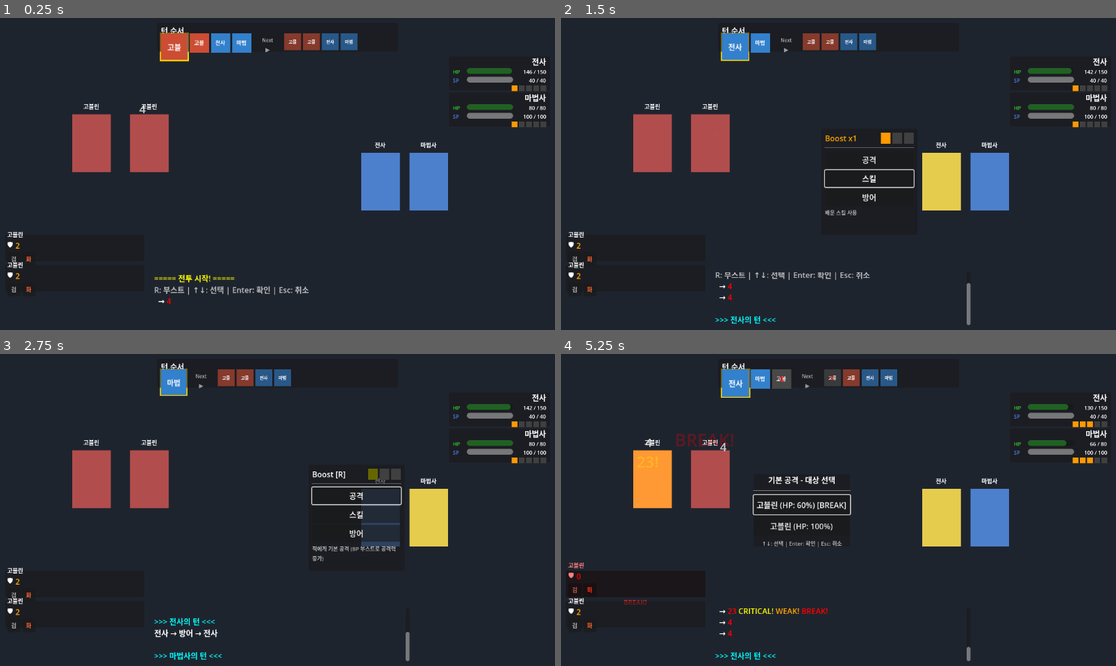
Above: before the commit, frames 1-4 (two rows, left to right).
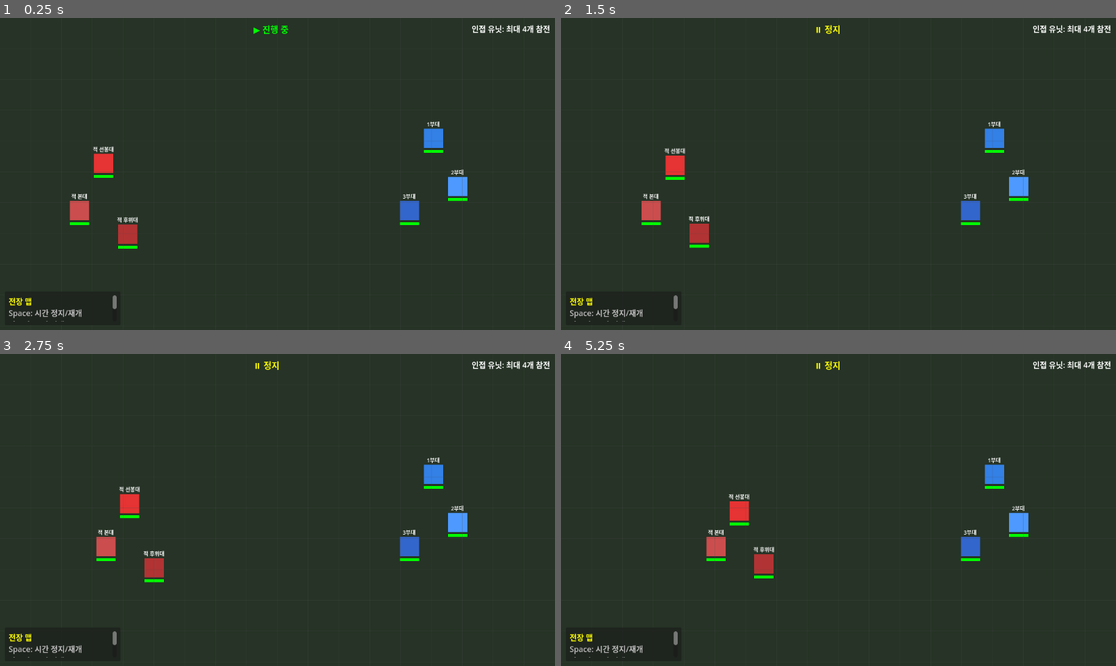
Above: after the commit, the same moments.

Repository: spaceromany/ji_rpg
Game: Godot game, scene res://scenes/game/game_manager.tscn
The game is run twice, just before and just after one commit, with the same random seed, the same clock (stepped at 60 frames per second) and the same inputs. Before the commit the project starts from res://scenes/test_battle.tscn.
Inputs (mouse positions are in pixels of both pictures, inside the frame that each line leads up to):
- Up to frame 1 (0.25 s): no input
- Up to frame 2 (1.5 s): tap Enter (ui_accept) at 0.5, 0.77 s; move the mouse to (960, 158) at 0.52 s; hold Right (ui_right) 0.53-1.28 s; tap Space at 0.6 s; click (960, 158) at 0.67 s; move the mouse to (727, 189) at 1.27 s; hold Down (ui_down) from 1.28 s (still down); tap R (boost) at 1.35 s; click (727, 189) at 1.42 s
- Up to frame 3 (2.75 s): tap Enter (ui_accept) at 1.52 s; tap Space at 1.55, 2.1 s; move the mouse to (333, 441) at 2.02 s; release Down (ui_down) at 2.03 s; hold Right (ui_right) from 2.03 s (still down); click (333, 441) at 2.17 s
- Up to frame 4 (5.25 s): move the mouse to (810, 572) at 2.77 s; release Right (ui_right) at 2.78 s; hold Up (ui_up) 2.78-3.53 s; tap Space at 2.85, 3.8, 4.35, 5.1 s; click (810, 572) at 2.92 s; tap Enter (ui_accept) at 3.02, 3.77, 4.52 s; move the mouse to (1005, 556) at 3.52 s; hold R (boost) 3.53-4.28 s; hold Left (ui_left) 3.53-5.03 s; click (1005, 556) at 3.67 s; move the mouse to (672, 463) at 4.27 s; click (672, 463) at 4.42 s; move the mouse to (866, 510) at 5.02 s; hold Down (ui_down) from 5.03 s (still down); click (866, 510) at 5.17 s

The runs differ from the first frame. In frame 1, 11% of the frame differs, in the area x 1-100%, y 1-99%; in frame 2, 12%; in frame 3, 10%; in frame 4, 14%, in the area x 0-100%, y 1-99%.

Commit message:
Add real-time field map with unit movement system
- Add FieldMap for real-time tactical movement
- Add FieldUnit with click-to-select and right-click move
- Add enemy AI that tracks nearest player
- Add time pause/resume with spacebar
- Fix ally unit selection using direct mouse position check

🤖 Generated with [Claude Code](https://claude.com/claude-code)

Co-Authored-By: Claude Opus 4.5 <noreply@anthropic.com>

Diff:
--- a/project.godot
+++ b/project.godot
@@ -11,7 +11,7 @@
 [application]
 
 config/name="새 게임 프로젝트"
-run/main_scene="res://scenes/test_battle.tscn"
+run/main_scene="res://scenes/game/game_manager.tscn"
 config/features=PackedStringArray("4.5", "GL Compatibility")
 config/icon="res://icon.svg"
 
--- /dev/null
+++ b/scenes/field/field_map.tscn
@@ -0,0 +1,49 @@
+[gd_scene load_steps=2 format=3 uid="uid://field_map"]
+
+[ext_resource type="Script" path="res://scripts/field/field_map.gd" id="1_map"]
+
+[node name="FieldMap" type="Node2D"]
+script = ExtResource("1_map")
+
+[node name="Terrain" type="Node2D" parent="."]
+
+[node name="Units" type="Node2D" parent="."]
+
+[node name="UILayer" type="CanvasLayer" parent="."]
+
+[node name="InfoPanel" type="Panel" parent="UILayer"]
+anchors_preset = 2
+anchor_top = 1.0
+anchor_bottom = 1.0
+offset_left = 10.0
+offset_top = -80.0
+offset_right = 250.0
+offset_bottom = -10.0
+grow_vertical = 0
+
+[node name="InfoLabel" type="RichTextLabel" parent="UILayer/InfoPanel"]
+layout_mode = 1
+anchors_preset = 15
+anchor_right = 1.0
+anchor_bottom = 1.0
+offset_left = 8.0
+offset_top = 8.0
+offset_right = -8.0
+offset_bottom = -8.0
+bbcode_enabled = true
+text = "[color=yellow]전장 맵[/color]
+좌클릭: 유닛 선택
+우클릭: 이동 명령
+적과 접촉 시 전투 시작"
+
+[node name="HelpLabel" type="Label" parent="UILayer"]
+anchors_preset = 1
+anchor_left = 1.0
+anchor_right = 1.0
+offset_left = -200.0
+offset_top = 10.0
+offset_right = -10.0
+offset_bottom = 30.0
+grow_horizontal = 0
+text = "인접 유닛: 최대 4개 참전"
+horizontal_alignment = 2
--- /dev/null
+++ b/scenes/field/field_unit.tscn
@@ -0,0 +1,6 @@
+[gd_scene load_steps=2 format=3 uid="uid://field_unit"]
+
+[ext_resource type="Script" path="res://scripts/field/field_unit.gd" id="1_unit"]
+
+[node name="FieldUnit" type="Node2D"]
+script = ExtResource("1_unit")
--- /dev/null
+++ b/scenes/game/game_manager.tscn
@@ -0,0 +1,6 @@
+[gd_scene load_steps=2 format=3 uid="uid://game_manager"]
+
+[ext_resource type="Script" path="res://scripts/game/game_manager.gd" id="1_manager"]
+
+[node name="GameManager" type="Node"]
+script = ExtResource("1_manager")
--- a/scripts/battle/turn_manager.gd
+++ b/scripts/battle/turn_manager.gd
@@ -123,7 +123,7 @@
 	return preview
 
 
-func on_battler_broke(battler: Battler) -> void:
+func on_battler_broke(_battler: Battler) -> void:
 	"""배틀러가 브레이크될 때 턴 순서 재계산"""
 	_calculate_turn_order()
 
--- /dev/null
+++ b/scripts/field/field_map.gd
@@ -0,0 +1,317 @@
+# field_map.gd
+# 실시간 전장 맵 컨트롤러
+class_name FieldMap
+extends Node2D
+
+signal battle_triggered(player_units: Array, enemy_units: Array)
+signal battle_ended(player_won: bool, participating_units: Array)
+
+# 맵 설정
+@export var map_size: Vector2 = Vector2(1152, 648)
+@export var grid_size: int = 64
+
+# 유닛 관리
+var player_units: Array[FieldUnit] = []
+var enemy_units: Array[FieldUnit] = []
+var selected_unit: FieldUnit = null
+
+# 전투 상태
+var is_battle_active: bool = false
+var paused: bool = false
+
+# 시간 정지
+var time_stopped: bool = false
+
+# 컴포넌트
+@onready var units_container: Node2D = $Units
+@onready var terrain_container: Node2D = $Terrain
+@onready var ui_layer: CanvasLayer = $UILayer
+
+# UI 요소
+var time_indicator: Label
+var info_label: RichTextLabel
+
+# 씬 참조
+const FieldUnitScene = preload("res://scenes/field/field_unit.tscn")
+
+
+func _ready() -> void:
+	_setup_map()
+	_setup_ui()
+	_spawn_test_units()
+
+
+func _setup_map() -> void:
+	# 배경
+	var bg = ColorRect.new()
+	bg.size = map_size
+	bg.color = Color(0.15, 0.2, 0.15)
+	bg.z_index = -10
+	add_child(bg)
+
+	# 그리드 라인
+	_draw_grid()
+
+
+func _setup_ui() -> void:
+	# 시간 상태 표시
+	time_indicator = Label.new()
+	time_indicator.text = "▶ 진행 중"
+	time_indicator.position = Vector2(map_size.x / 2 - 50, 10)
+	time_indicator.add_theme_font_size_override("font_size", 18)
+	time_indicator.add_theme_color_override("font_color", Color.GREEN)
+	ui_layer.add_child(time_indicator)
+
+	# 조작 안내 업데이트
+	info_label = $UILayer/InfoPanel/InfoLabel
+	if info_label:
+		info_label.text = """[color=yellow]전장 맵[/color]
+[color=gray]Space: 시간 정지/재개[/color]
+좌클릭: 유닛 선택
+우클릭: 이동 명령
+적과 접촉 시 전투 시작"""
+
+
+func _draw_grid() -> void:
+	for x in range(0, int(map_size.x), grid_size):
+		var line = Line2D.new()
+		line.add_point(Vector2(x, 0))
+		line.add_point(Vector2(x, map_size.y))
+		line.default_color = Color(0.3, 0.3, 0.3, 0.3)
+		line.width = 1
+		add_child(line)
+
+	for y in range(0, int(map_size.y), grid_size):
+		var line = Line2D.new()
+		line.add_point(Vector2(0, y))
+		line.add_point(Vector2(map_size.x, y))
+		line.default_color = Color(0.3, 0.3, 0.3, 0.3)
+		line.width = 1
+		add_child(line)
+
+
+func _spawn_test_units() -> void:
+	# 플레이어 유닛들 (우측)
+	var player1_data = _create_player_unit_data("1부대", Color(0.2, 0.5, 0.9))
+	var player2_data = _create_player_unit_data("2부대", Color(0.3, 0.6, 1.0))
+	var player3_data = _create_player_unit_data("3부대", Color(0.2, 0.4, 0.8))
+
+	spawn_unit(player1_data, Vector2(900, 250))
+	spawn_unit(player2_data, Vector2(950, 350))
+	spawn_unit(player3_data, Vector2(850, 400))
+
+	# 적 유닛들 (좌측)
+	var enemy1_data = _create_enemy_unit_data("적 선봉대", Color(0.9, 0.2, 0.2))
+	var enemy2_data = _create_enemy_unit_data("적 본대", Color(0.8, 0.3, 0.3))
+	var enemy3_data = _create_enemy_unit_data("적 후위대", Color(0.7, 0.2, 0.2))
+
+	spawn_unit(enemy1_data, Vector2(200, 300))
+	spawn_unit(enemy2_data, Vector2(150, 400))
+	spawn_unit(enemy3_data, Vector2(250, 450))
+
+
+func _create_player_unit_data(unit_name: String, color: Color) -> FieldUnitData:
+	var data = FieldUnitData.new()
+	data.id = unit_name.to_lower().replace(" ", "_")
+	data.display_name = unit_name
+	data.is_player = true
+	data.unit_color = color
+	data.move_speed = 150.0
+	data.support_range = 200.0
+
+	data.battler_data_list.append(SampleData.create_warrior())
+	data.battler_data_list.append(SampleData.create_mage())
+
+	return data
+
+
+func _create_enemy_unit_data(unit_name: String, color: Color) -> FieldUnitData:
+	var data = FieldUnitData.new()
+	data.id = unit_name.to_lower().replace(" ", "_")
+	data.display_name = unit_name
+	data.is_player = false
+	data.unit_color = color
+	data.move_speed = 60.0
+	data.detection_range = 800.0  # 맵 전체 감지
+	data.support_range = 180.0
+
+	data.battler_data_list.append(SampleData.create_goblin())
+	data.battler_data_list.append(SampleData.create_goblin())
+
+	return data
+
+
+func spawn_unit(unit_data: FieldUnitData, pos: Vector2) -> FieldUnit:
+	var unit = FieldUnitScene.instantiate()
+	unit.data = unit_data
+	units_container.add_child(unit)
+	unit.global_position = pos
+	unit.initialize(unit_data)
+
+	# 시그널 연결
+	unit.unit_clicked.connect(_on_unit_clicked)
+	unit.contact_made.connect(_on_contact_made)
+
+	if unit_data.is_player:
+		player_units.append(unit)
+	else:
+		enemy_units.append(unit)
+
+	return unit
+
+
+func _input(event: InputEvent) -> void:
+	if is_battle_active or paused:
+		return
+
+	# 스페이스바: 시간 정지/재개
+	if event is InputEventKey:
+		if event.keycode == KEY_SPACE and event.pressed:
+			_toggle_time_stop()
+			get_viewport().set_input_as_handled()
+			return
+
+		if event.keycode == KEY_ESCAPE and event.pressed:
+			_deselect_unit()
+			return
+
+	# 우클릭: 선택된 유닛 이동 (시간 정지 중에도 가능)
+	if event is InputEventMouseButton:
+		if event.button_index == MOUSE_BUTTON_RIGHT and event.pressed:
+			print("[FieldMap] Right click detected. selected_unit=%s" % (selected_unit.data.display_name if selected_unit else "None"))
+			if selected_unit and selected_unit.data.is_player:
+				var target_pos = get_global_mouse_position()
+				# 맵 범위 제한
+				target_pos.x = clamp(target_pos.x, 30, map_size.x - 30)
+				target_pos.y = clamp(target_pos.y, 30, map_size.y - 30)
+				print("[FieldMap] Moving %s to %s" % [selected_unit.data.display_name, target_pos])
+				selected_unit.move_to(target_pos)
+
+
+func _toggle_time_stop() -> void:
+	time_stopped = not time_stopped
+
+	# 모든 유닛에 시간 정지 상태 전달
+	for unit in player_units + enemy_units:
+		unit.time_paused = time_stopped
+
+	# UI 업데이트
+	if time_indicator:
+		if time_stopped:
+			time_indicator.text = "⏸ 정지"
+			time_indicator.add_theme_color_override("font_color", Color.YELLOW)
+		else:
+			time_indicator.text = "▶ 진행 중"
+			time_indicator.add_theme_color_override("font_color", Color.GREEN)
+
+
+func _on_unit_clicked(unit: FieldUnit) -> void:
+	if is_battle_active:
+		return
+
+	# 플레이어 유닛만 선택 가능
+	if unit.data.is_player:
+		_select_unit(unit)
+
+
+func _select_unit(unit: FieldUnit) -> void:
+	if selected_unit:
+		selected_unit.set_selected(false)
+
+	selected_unit = unit
+	unit.set_selected(true)
+	print("[FieldMap] Selected: %s" % unit.data.display_name)
+
+
+func _deselect_unit() -> void:
+	if selected_unit:
+		selected_unit.set_selected(false)
+		selected_unit = null
+
+
+func _on_contact_made(initiator: FieldUnit, target: FieldUnit) -> void:
+	"""유닛 접촉 시 전투 시작"""
+	if is_battle_active or time_stopped:
+		return
+
+	print("[FieldMap] Contact! %s vs %s" % [initiator.data.display_name, target.data.display_name])
+
+	var all_units: Array = []
+	all_units.append_array(player_units)
+	all_units.append_array(enemy_units)
+
+	var participating_players: Array = []
+	var participating_enemies: Array = []
+
+	# 접촉한 유닛 추가
+	if initiator.data.is_player:
+		participating_players.append(initiator)
+		participating_enemies.append(target)
+	else:
+		participating_players.append(target)
+		participating_enemies.append(initiator)
+
+	# 인접 아군 추가 (최대 4개)
+	var player_allies = participating_players[0].get_nearby_allies(all_units)
+	for ally in player_allies:
+		if participating_players.size() >= 4:
+			break
+		if ally not in participating_players:
+			participating_players.append(ally)
+
+	var enemy_allies = participating_enemies[0].get_nearby_allies(all_units)
+	for ally in enemy_allies:
+		if participating_enemies.size() >= 4:
+			break
+		if ally not in participating_enemies:
+			participating_enemies.append(ally)
+
+	_start_battle(participating_players, participating_enemies)
+
+
+func _start_battle(p_units: Array, e_units: Array) -> void:
+	is_battle_active = true
+
+	for unit in p_units + e_units:
+		unit.is_in_battle = true
+		unit.stop()
+
+	print("[FieldMap] Battle started!")
+	print("  Players (%d): %s" % [p_units.size(), p_units.map(func(u): return u.data.display_name)])
+	print("  Enemies (%d): %s" % [e_units.size(), e_units.map(func(u): return u.data.display_name)])
+
+	battle_triggered.emit(p_units, e_units)
+
+
+func end_battle(player_won: bool, _player_units_result: Array, _enemy_units_result: Array) -> void:
+	is_battle_active = false
+	print("[FieldMap] Battle ended. Player won: %s" % player_won)
+
+
+func _process(_delta: float) -> void:
+	if is_battle_active or paused or time_stopped:
+		return
+
+	_update_enemy_ai()
+
+
+func _update_enemy_ai() -> void:
+	"""적 AI - 가장 가까운 플레이어 추적"""
+	for enemy in enemy_units:
+		if not is_instance_valid(enemy) or enemy.is_in_battle:
+			continue
+
+		var closest_player: FieldUnit = null
+		var closest_distance: float = INF
+
+		for player in player_units:
+			if not is_instance_valid(player):
+				continue
+			var dist = enemy.global_position.distance_to(player.global_position)
+			if dist < closest_distance and dist < enemy.data.detection_range:
+				closest_distance = dist
+				closest_player = player
+
+		# 플레이어를 발견하면 추적 (이미 이동 중이어도 타겟 갱신)
+		if closest_player:
+			enemy.move_to(closest_player.global_position)
--- /dev/null
+++ b/scripts/field/field_unit.gd
@@ -0,0 +1,276 @@
+# field_unit.gd
+# 전장 맵에서 이동하는 유닛 (실시간)
+class_name FieldUnit
+extends Node2D
+
+signal unit_clicked(unit: FieldUnit)
+signal contact_made(initiator: FieldUnit, target: FieldUnit)
+
+@export var data: FieldUnitData
+
+# 이동 관련
+var target_position: Vector2 = Vector2.ZERO
+var is_moving: bool = false
+var is_selected: bool = false
+
+# 전투 관련
+var is_in_battle: bool = false
+var current_hp_percent: float = 1.0
+
+# 시간 정지
+var time_paused: bool = false
+
+# 컴포넌트
+var sprite: ColorRect
+var label: Label
+var selection_indicator: ColorRect
+var hp_bar: ColorRect
+var detection_area: Area2D
+var path_line: Line2D
+var arrow: Polygon2D
+
+
+func _ready() -> void:
+	_setup_visuals()
+	_setup_areas()
+	_setup_path_display()
+
+
+func _setup_visuals() -> void:
+	# 선택 표시 (먼저 추가해서 뒤에 배치)
+	selection_indicator = ColorRect.new()
+	selection_indicator.size = Vector2(50, 50)
+	selection_indicator.position = Vector2(-25, -25)
+	selection_indicator.color = Color(1, 1, 0, 0.5)
+	selection_indicator.visible = false
+	add_child(selection_indicator)
+
+	# 유닛 스프라이트
+	sprite = ColorRect.new()
+	sprite.size = Vector2(40, 40)
+	sprite.position = Vector2(-20, -20)
+	sprite.color = data.unit_color if data else Color.GRAY
+	add_child(sprite)
+
+	# 유닛 이름
+	label = Label.new()
+	label.text = data.display_name if data else "Unit"
+	label.horizontal_alignment = HORIZONTAL_ALIGNMENT_CENTER
+	label.position = Vector2(-40, -38)
+	label.size = Vector2(80, 20)
+	label.add_theme_font_size_override("font_size", 11)
+	label.add_theme_color_override("font_color", Color.WHITE)
+	add_child(label)
+
+	# HP 바 배경
+	var hp_bg = ColorRect.new()
+	hp_bg.size = Vector2(40, 6)
+	hp_bg.position = Vector2(-20, 24)
+	hp_bg.color = Color(0.2, 0.2, 0.2)
+	add_child(hp_bg)
+
+	# HP 바
+	hp_bar = ColorRect.new()
+	hp_bar.size = Vector2(40, 6)
+	hp_bar.position = Vector2(-20, 24)
+	hp_bar.color = Color.GREEN
+	add_child(hp_bar)
+
+
+func _setup_areas() -> void:
+	# 클릭 감지는 _input에서 직접 처리
+
+	# 접촉 감지용 Area2D
+	detection_area = Area2D.new()
+	detection_area.collision_layer = 2 if (data and data.is_player) else 4
+	detection_area.collision_mask = 4 if (data and data.is_player) else 2
+	add_child(detection_area)
+
+	var detect_collision = CollisionShape2D.new()
+	var detect_shape = CircleShape2D.new()
+	detect_shape.radius = 30.0  # 접촉 범위
+	detect_collision.shape = detect_shape
+	detection_area.add_child(detect_collision)
+
+	detection_area.area_entered.connect(_on_detection_area_entered)
+
+
+func _setup_path_display() -> void:
+	# 이동 경로 점선
+	path_line = Line2D.new()
+	path_line.width = 2.0
+	path_line.default_color = Color(1, 1, 0, 0.7)
+	path_line.visible = false
+	add_child(path_line)
+
+	# 화살표
+	arrow = Polygon2D.new()
+	arrow.polygon = PackedVector2Array([
+		Vector2(0, -8),
+		Vector2(10, 8),
+		Vector2(-10, 8)
+	])
+	arrow.color = Color(1, 1, 0, 0.8)
+	arrow.visible = false
+	add_child(arrow)
+
+
+func initialize(unit_data: FieldUnitData) -> void:
+	data = unit_data
+	if sprite:
+		sprite.color = data.unit_color
+	if label:
+		label.text = data.display_name
+
+	# Area2D 레이어 재설정
+	if detection_area:
+		detection_area.collision_layer = 2 if data.is_player else 4
+		detection_area.collision_mask = 4 if data.is_player else 2
+
+	_update_hp_bar()
+
+
+func _process(delta: float) -> void:
+	if is_in_battle or time_paused:
+		return
+
+	if not data:
+		return
+
+	if is_moving and target_position != Vector2.ZERO:
+		var direction = (target_position - global_position).normalized()
+		var distance = global_position.distance_to(target_position)
+
+		if distance < 5.0:
+			# 도착
+			is_moving = false
+			_hide_path()
+			print("[FieldUnit] %s arrived at destination" % data.display_name)
+		else:
+			var move_amount = direction * data.move_speed * delta
+			global_position += move_amount
+			_update_path_display()
+
+
+func move_to(pos: Vector2) -> void:
+	"""목표 위치로 이동 시작"""
+	target_position = pos
+	is_moving = true
+	print("[FieldUnit] %s moving to %s" % [data.display_name if data else "Unknown", pos])
+	_update_path_display()
+
+
+func stop() -> void:
+	"""이동 중지"""
+	is_moving = false
+	target_position = Vector2.ZERO
+	_hide_path()
+
+
+func set_selected(selected: bool) -> void:
+	is_selected = selected
+	if selection_indicator:
+		selection_indicator.visible = selected
+
+	if not selected:
+		_hide_path()
+	elif is_moving:
+		_update_path_display()
+
+
+func _update_path_display() -> void:
+	"""이동 경로 점선 + 화살표 표시"""
+	if not is_selected or not is_moving or target_position == Vector2.ZERO:
+		_hide_path()
+		return
+
+	# 로컬 좌표로 변환
+	var local_target = target_position - global_position
+
+	# 점선 그리기
+	path_line.clear_points()
+	var distance = local_target.length()
+	var direction = local_target.normalized()
+	var dash_length = 10.0
+	var gap_length = 8.0
+	var current_dist = 0.0
+
+	while current_dist < distance - 15:  # 화살표 공간 남기기
+		var start = direction * current_dist
+		var end_dist = min(current_dist + dash_length, distance - 15)
+		var end = direction * end_dist
+		path_line.add_point(start)
+		path_line.add_point(end)
+		# gap을 위해 포인트 추가하지 않음 (Line2D는 연속선이므로 별도 처리 필요)
+		current_dist = end_dist + gap_length
+
+	path_line.visible = true
+
+	# 화살표 위치 및 회전
+	arrow.position = local_target
+	arrow.rotation = direction.angle() + PI / 2
+	arrow.visible = true
+
+
+func _hide_path() -> void:
+	if path_line:
+		path_line.visible = false
+		path_line.clear_points()
+	if arrow:
+		arrow.visible = false
+
+
+func _input(event: InputEvent) -> void:
+	if event is InputEventMouseButton:
+		if event.button_index == MOUSE_BUTTON_LEFT and event.pressed:
+			# 마우스 위치가 유닛 범위 내인지 확인
+			var mouse_pos = get_global_mouse_position()
+			var unit_rect = Rect2(global_position - Vector2(22, 22), Vector2(44, 44))
+			if unit_rect.has_point(mouse_pos):
+				print("[FieldUnit] %s clicked!" % (data.display_name if data else "Unknown"))
+				unit_clicked.emit(self)
+
+
+func _on_detection_area_entered(area: Area2D) -> void:
+	"""다른 유닛과 접촉 감지"""
+	var other_unit = area.get_parent()
+	if other_unit is FieldUnit and other_unit != self:
+		if other_unit.data.is_player != data.is_player:
+			contact_made.emit(self, other_unit)
+
+
+func _update_hp_bar() -> void:
+	if hp_bar:
+		hp_bar.size.x = 40 * current_hp_percent
+		if current_hp_percent > 0.5:
+			hp_bar.color = Color.GREEN
+		elif current_hp_percent > 0.25:
+			hp_bar.color = Color.YELLOW
+		else:
+			hp_bar.color = Color.RED
+
+
+func update_after_battle(remaining_hp_percent: float) -> void:
+	"""전투 후 상태 업데이트"""
+	current_hp_percent = remaining_hp_percent
+	_update_hp_bar()
+	is_in_battle = false
+
+	if remaining_hp_percent <= 0:
+		queue_free()
+
+
+func get_nearby_allies(all_units: Array, range_override: float = -1) -> Array:
+	"""인접한 아군 유닛 반환"""
+	var support_range = range_override if range_override > 0 else data.support_range
+	var allies: Array = []
+
+	for unit in all_units:
+		if unit == self:
+			continue
+		if unit.data.is_player == data.is_player:
+			var distance = global_position.distance_to(unit.global_position)
+			if distance <= support_range:
+				allies.append(unit)
+
+	return allies
--- /dev/null
+++ b/scripts/field/field_unit_data.gd
@@ -0,0 +1,38 @@
+# field_unit_data.gd
+# 전장 맵에서 사용되는 유닛(군대) 데이터
+class_name FieldUnitData
+extends Resource
+
+@export var id: String = ""
+@export var display_name: String = ""
+@export var is_player: bool = true
+
+# 유닛에 포함된 배틀러들 (최대 4명)
+@export var battler_data_list: Array[BattlerData] = []
+
+# 전장 맵 관련
+@export var move_speed: float = 100.0  # 이동 속도 (픽셀/초)
+@export var detection_range: float = 150.0  # 적 감지 범위
+@export var support_range: float = 200.0  # 지원 가능 범위 (인접 판정)
+
+# 유닛 아이콘/색상
+@export var unit_color: Color = Color.BLUE
+
+
+func get_leader() -> BattlerData:
+	"""리더(첫 번째 배틀러) 반환"""
+	if battler_data_list.size() > 0:
+		return battler_data_list[0]
+	return null
+
+
+func get_battler_count() -> int:
+	return battler_data_list.size()
+
+
+func is_defeated() -> bool:
+	"""모든 배틀러가 사망했는지 확인"""
+	for battler_data in battler_data_list:
+		if battler_data.current_hp > 0:
+			return false
+	return true
--- /dev/null
+++ b/scripts/game/game_manager.gd
@@ -0,0 +1,123 @@
+# game_manager.gd
+# 전장 맵 ↔ 전투 씬 전환 관리
+class_name GameManager
+extends Node
+
+enum GameState {
+	FIELD_MAP,
+	BATTLE,
+	PAUSED
+}
+
+var current_state: GameState = GameState.FIELD_MAP
+
+# 씬 참조
+var field_map: FieldMap
+var battle_scene: TestBattleScene
+
+# 현재 전투 참가 유닛
+var current_battle_player_units: Array = []
+var current_battle_enemy_units: Array = []
+
+# 씬 경로
+const FIELD_MAP_SCENE = preload("res://scenes/field/field_map.tscn")
+const BATTLE_SCENE = preload("res://scenes/test_battle.tscn")
+
+
+func _ready() -> void:
+	# 전장 맵으로 시작
+	_load_field_map()
+
+
+func _load_field_map() -> void:
+	current_state = GameState.FIELD_MAP
+
+	# 기존 씬 제거
+	if battle_scene:
+		battle_scene.queue_free()
+		battle_scene = null
+
+	# 전장 맵 로드
+	field_map = FIELD_MAP_SCENE.instantiate()
+	add_child(field_map)
+
+	# 시그널 연결
+	field_map.battle_triggered.connect(_on_battle_triggered)
+
+
+func _on_battle_triggered(player_units: Array, enemy_units: Array) -> void:
+	"""전투 시작"""
+	current_battle_player_units = player_units
+	current_battle_enemy_units = enemy_units
+
+	# 전장 맵 일시정지 (제거하지 않음)
+	field_map.paused = true
+	field_map.visible = false
+
+	# 전투 씬 로드
+	_load_battle_scene()
+
+
+func _load_battle_scene() -> void:
+	current_state = GameState.BATTLE
+
+	battle_scene = BATTLE_SCENE.instantiate()
+	add_child(battle_scene)
+
+	# 전투 씬에 참전 유닛 정보 전달
+	# 기존 test_battle_scene.gd를 수정하여 외부에서 유닛을 받을 수 있도록 해야 함
+	# 일단은 기본 전투로 진행
+
+	# 전투 종료 시그널 연결
+	if battle_scene.has_signal("battle_ended"):
+		# battle_manager의 시그널을 통해 연결
+		await get_tree().process_frame
+		if battle_scene.battle_manager:
+			battle_scene.battle_manager.battle_ended.connect(_on_battle_ended)
+
+
+func _on_battle_ended(player_won: bool) -> void:
+	"""전투 종료"""
+	print("[GameManager] Battle ended. Player won: %s" % player_won)
+
+	# 잠시 대기 (승리/패배 연출)
+	await get_tree().create_timer(2.0).timeout
+
+	# 전투 씬 제거
+	if battle_scene:
+		battle_scene.queue_free()
+		battle_scene = null
+
+	# 전장 맵 결과 반영 및 복귀
+	_return_to_field_map(player_won)
+
+
+func _return_to_field_map(player_won: bool) -> void:
+	current_state = GameState.FIELD_MAP
+
+	# 전장 맵 복귀
+	field_map.visible = true
+	field_map.paused = false
+
+	# 전투 결과 반영
+	if player_won:
+		# 적 유닛 제거
+		for enemy_unit in current_battle_enemy_units:
+			if is_instance_valid(enemy_unit):
+				enemy_unit.update_after_battle(0)  # HP 0 = 패배
+	else:
+		# 플레이어 유닛 데미지 (간단히 처리)
+		for player_unit in current_battle_player_units:
+			if is_instance_valid(player_unit):
+				player_unit.update_after_battle(0.5)  # HP 50%로
+
+	# 참전 유닛 전투 상태 해제
+	for unit in current_battle_player_units + current_battle_enemy_units:
+		if is_instance_valid(unit):
+			unit.is_in_battle = false
+
+	# 초기화
+	current_battle_player_units.clear()
+	current_battle_enemy_units.clear()
+
+	field_map.is_battle_active = false
--- a/scripts/ui/turn_order_ui.gd
+++ b/scripts/ui/turn_order_ui.gd
@@ -119,20 +119,20 @@
 
 func _create_turn_icon(battler: Battler, is_current: bool, is_next_cycle: bool) -> Control:
 	var container = Control.new()
-	var size: Vector2
+	var icon_size: Vector2
 
 	if is_current:
-		size = CURRENT_ICON_SIZE
+		icon_size = CURRENT_ICON_SIZE
 	elif is_next_cycle:
-		size = NEXT_CYCLE_ICON_SIZE
+		icon_size = NEXT_CYCLE_ICON_SIZE
 	else:
-		size = ICON_SIZE
-
-	container.custom_minimum_size = size
+		icon_size = ICON_SIZE
+
+	container.custom_minimum_size = icon_size
 
 	# 배경
 	var bg = ColorRect.new()
-	bg.size = size
+	bg.size = icon_size
 	bg.position = Vector2.ZERO
 
 	# 캐릭터 아이콘 (컬러로 구분)
@@ -156,24 +156,24 @@
 	initial_label.text = battler.data.display_name.left(2)
 	initial_label.horizontal_alignment = HORIZONTAL_ALIGNMENT_CENTER
 	initial_label.vertical_alignment = VERTICAL_ALIGNMENT_CENTER
-	initial_label.size = size
-
-	var font_size: int
+	initial_label.size = icon_size
+
+	var label_font_size: int
 	if is_current:
-		font_size = 14
+		label_font_size = 14
 	elif is_next_cycle:
-		font_size = 9
+		label_font_size = 9
 	else:
-		font_size = 11
-
-	initial_label.add_theme_font_size_override("font_size", font_size)
+		label_font_size = 11
+
+	initial_label.add_theme_font_size_override("font_size", label_font_size)
 	initial_label.add_theme_color_override("font_color", Color.WHITE)
 	container.add_child(initial_label)
 
 	# 현재 턴 하이라이트 테두리
 	if is_current:
 		var border = ColorRect.new()
-		border.size = size + Vector2(4, 4)
+		border.size = icon_size + Vector2(4, 4)
 		border.position = Vector2(-2, -2)
 		border.color = Color.GOLD
 		border.z_index = -1
@@ -188,7 +188,7 @@
 		break_label.text = "X"
 		break_label.horizontal_alignment = HORIZONTAL_ALIGNMENT_CENTER
 		break_label.vertical_alignment = VERTICAL_ALIGNMENT_CENTER
-		break_label.size = size
+		break_label.size = icon_size
 		break_label.add_theme_font_size_override("font_size", 16 if not is_next_cycle else 12)
 		break_label.add_theme_color_override("font_color", Color.RED)
 		container.add_child(break_label)
Not shown, added: scripts/field/field_map.gd.uid
Not shown, added: scripts/field/field_unit.gd.uid
Not shown, added: scripts/field/field_unit_data.gd.uid
Not shown, added: scripts/game/game_manager.gd.uid
